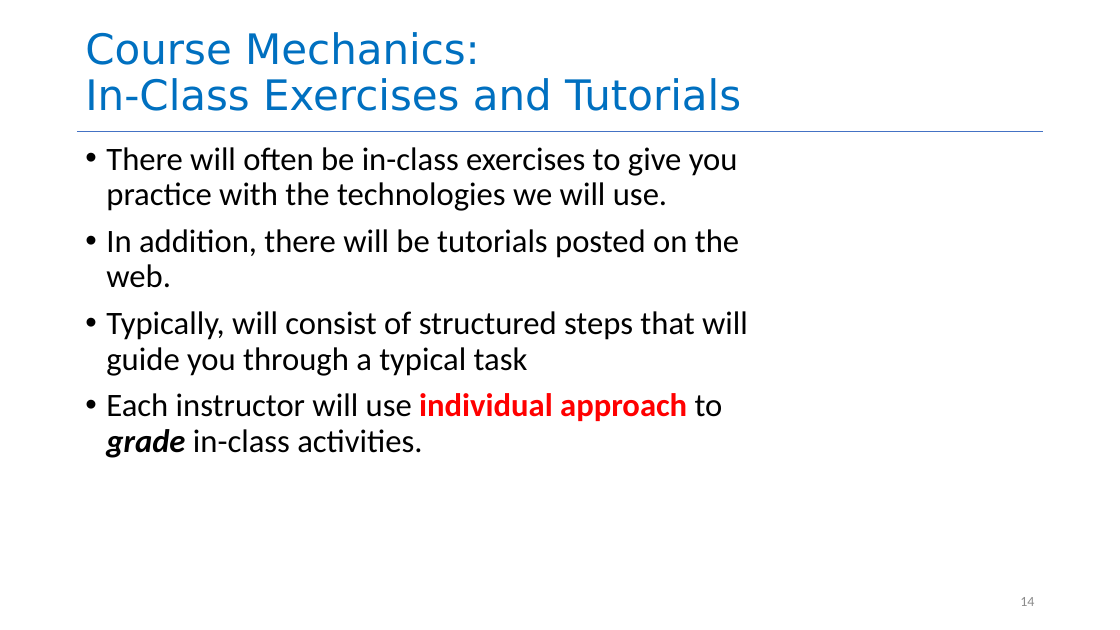
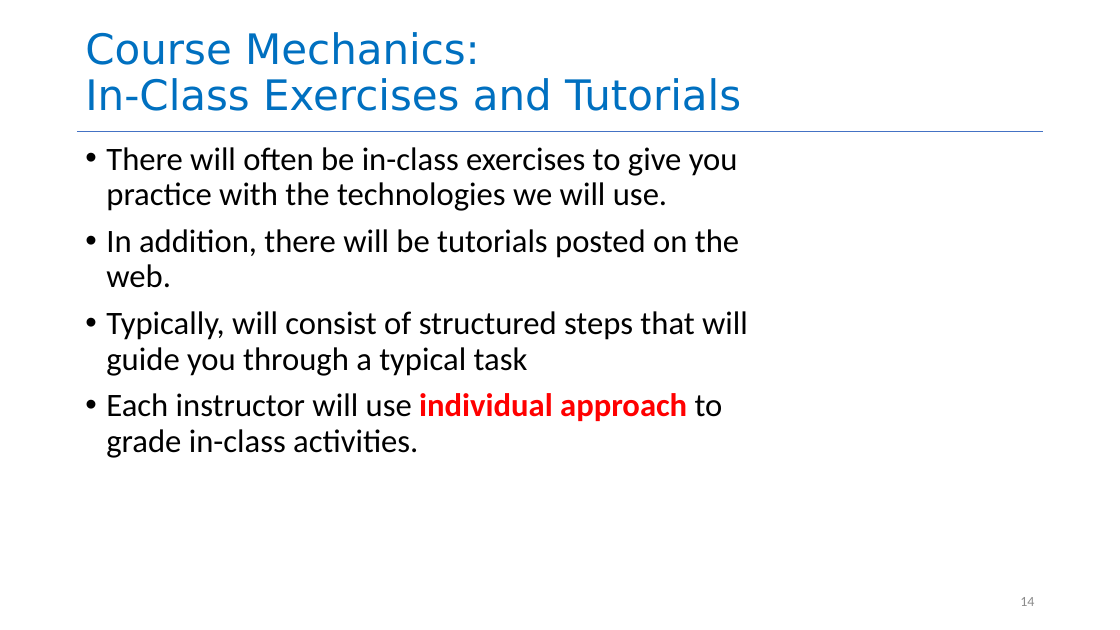
Before and after one commit to neu-se/CS4530-Fall-2022, a slide deck: slide 14 of Slides/Lesson 1.1 Course Introduction.pptx. Drawn at 1120x630 pixels with LibreOffice and Linux fonts; fonts in the diff are those of the drawing. Boxes give left, top, right and bottom in pixels: in the first picture for what was removed or moved away, otherwise in the second. Text is boxed around its words. In the diff, an @@ line names an element or a change of style, - is before the commit and + after.

```diff
--- a/Slides/Lesson 1.1 Course Introduction.pptx
+++ b/Slides/Lesson 1.1 Course Introduction.pptx
@@ text at box(106, 393, 723, 458): bold off, italic off in "grade" @@
```
Also in this commit, not shown: 5 other slides changed, 1 other file.
